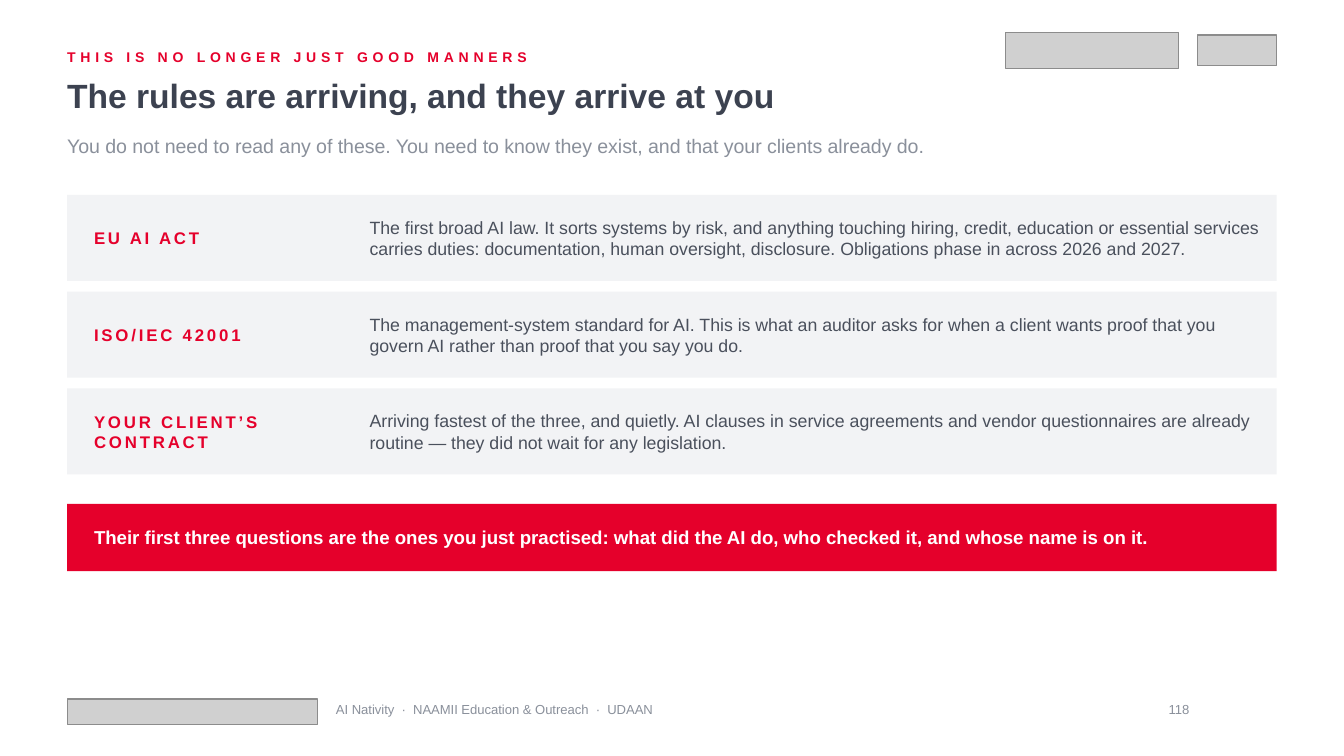
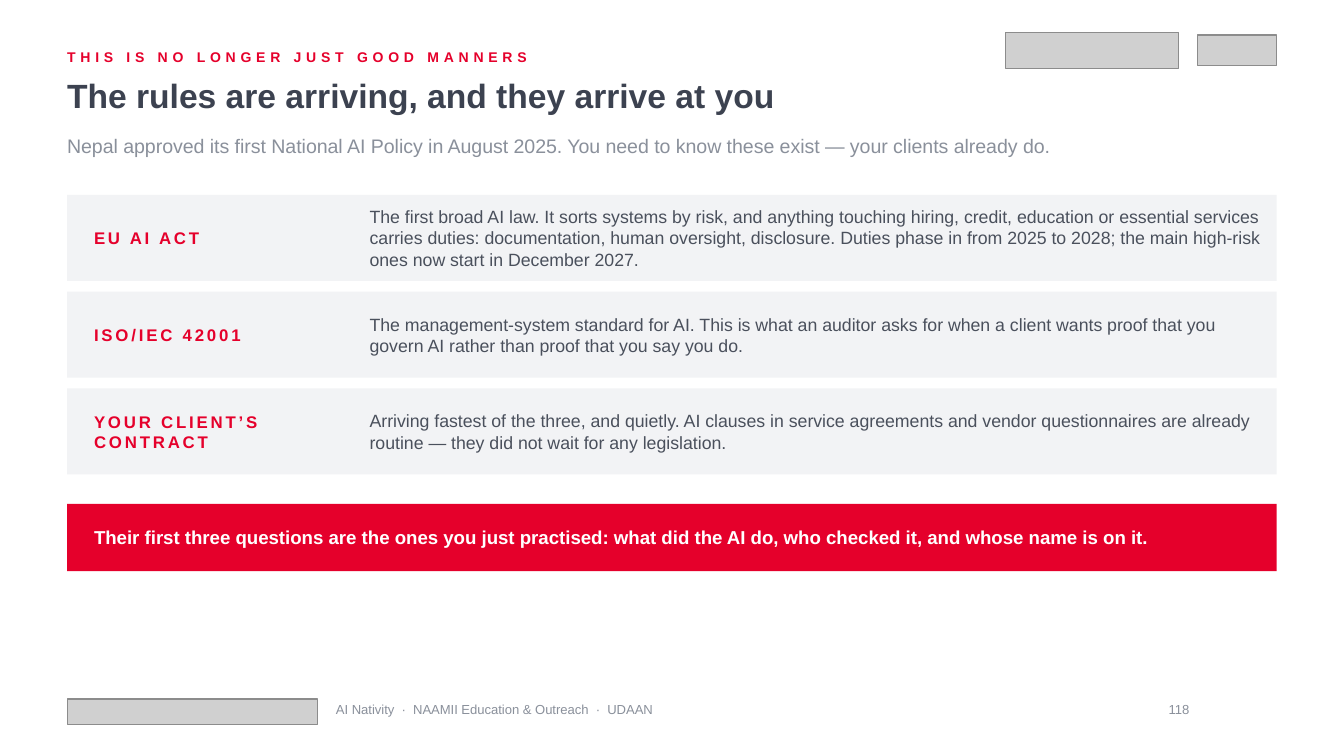
Before and after one commit to gitparihub-NAAMII/EU-UDAAN, a slide deck: slide 118 of AI Native/6-workshops/ai-nativity-2026/final/deck/ai-nativity-2026.pptx. Drawn at 1344x756 pixels with LibreOffice and Linux fonts; fonts in the diff are those of the drawing; grey boxes stand for pictures; background and template pictures are left out. Boxes give left, top, right and bottom in pixels: in the first picture for what was removed or moved away, otherwise in the second. Text is boxed around its words. In the diff, an @@ line names an element or a change of style, - is before the commit and + after.

```diff
--- a/AI Native/6-workshops/ai-nativity-2026/final/deck/ai-nativity-2026.pptx
+++ b/AI Native/6-workshops/ai-nativity-2026/final/deck/ai-nativity-2026.pptx
@@ text at <box>67,139,1050,157</box>: text changed @@
-You do not need to read any of these. You need to know they exist, and that your clients already do.
+Nepal approved its first National AI Policy in August 2025. You need to know these exist — your clients already do.
@@ text at <box>370,210,1260,266</box>: text changed @@
-The first broad AI law. It sorts systems by risk, and anything touching hiring, credit, education or essential services carries duties: documentation, human oversight, disclosure. Obligations phase in across 2026 and 2027.
+The first broad AI law. It sorts systems by risk, and anything touching hiring, credit, education or essential services carries duties: documentation, human oversight, disclosure. Duties phase in from 2025 to 2028; the main high-risk ones now start in December 2027.
```
Also in this commit, not shown: 15 other slides changed, 5 other files.
